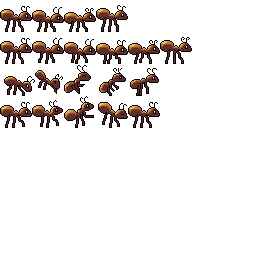
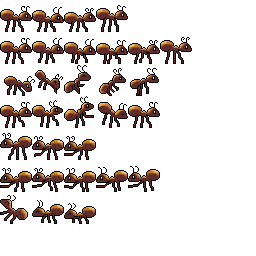
Two versions of the same layered image (256×256). Layer-by-layer changes:
painted on "climb4.PNG" over [99, 68, 126, 95]
added group "GRAB ROCK" with 3 layers above "MOVE ROCK" over [0, 133, 96, 160]
added layer "GRAB ROCK 1" in group "GRAB ROCK" over [0, 133, 32, 160]
added layer "GRAB ROCK 2" in group "GRAB ROCK" over [32, 136, 64, 160]
added layer "GRAB ROCK 3" in group "GRAB ROCK" over [64, 136, 96, 160]
added group "MOVE ROCK" with 5 layers above "DROWNING" over [0, 166, 160, 192]
added layer "MOVE ROCK 1" in group "MOVE ROCK" over [0, 168, 32, 192]
added layer "MOVE ROCK 2" in group "MOVE ROCK" over [32, 168, 64, 192]
added layer "MOVE ROCK 3" in group "MOVE ROCK" over [64, 168, 96, 192]
added layer "MOVE ROCK 4" in group "MOVE ROCK" over [96, 167, 128, 192]
added layer "MOVE ROCK 5" in group "MOVE ROCK" over [128, 166, 160, 192]
added group "DROWNING" with 3 layers over [0, 195, 96, 230]
added layer "DROWNING 1" in group "DROWNING" over [0, 195, 28, 226]
added layer "DROWNING 2" in group "DROWNING" over [32, 200, 64, 228]
added layer "DROWNING 3" in group "DROWNING" over [64, 202, 96, 230]
